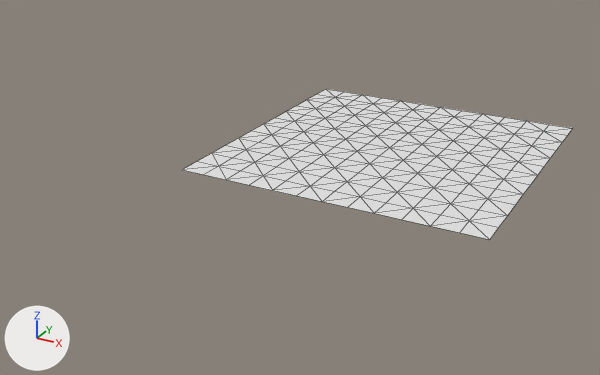
Before and after pictures for a commit that changed the OBJ model assets/maps/chunks/terrain_lod1_-4_3.obj.
Rendered twice from a 50 mm lens placed at (-167.7, -334.2, 40.5), pointed at (-226.3, -227.7, -12.8). Every picture has the same lights, and +X, +Y and +Z are marked at lower left. The first picture is the older version. Mesh edges are drawn as thin lines. Where no turn or scale is listed for an object, it has been applied to the vertices.

The first picture shows 'terrain_lod1_-4_3'.
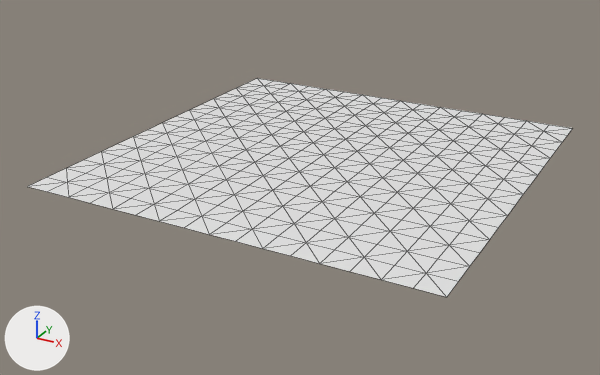
Pixel boxes [x1, y1, x2, y2] of what changed, in the pictures (600 x 375 px):
'terrain_lod1_-4_3', reshaped (40% wider, 46% taller)
    before: [183, 89, 573, 239]
    after: [27, 78, 573, 297]
part 1 of me_terrain_lod1__4_3, added
    after: [27, 78, 490, 297]

The edits, one by one:
me_terrain_lod1__4_3 is used by ob_terrain_lod1__4_3; location (0.0, 0.0, 0.0).
me_terrain_lod1__4_3 had 169 vertices, 288 faces and spanned x -240.0..-192.0, y -240.0..-192.0, z -8.0.
me_terrain_lod1__4_3 now has 289 vertices, 512 faces and spans x -256.0..-192.0, y -256.0..-192.0, z -8.0.
Part 1, on me_terrain_lod1__4_3:
2 vertices are added at (-256.0, -192.0, -8.0), (-192.0, -256.0, -8.0).
13 new vertices lie (-4.0, -4.0, 0.0) away from vertices in x -240.0..-192.0, y -240.0..-192.0, z -8.0.
20 new vertices lie (-4.0, 0.0, 0.0) away from vertices in x -244.0..-196.0, y -244.0..-192.0, z -8.0.
21 new vertices lie (0.0, -4.0, 0.0) away from vertices in x -248.0..-192.0, y -244.0..-196.0, z -8.0.
15 new vertices lie (-4.0, 0.0, 0.0) away from vertices in x -248.0..-244.0, y -248.0..-192.0, z -8.0.
16 new vertices lie (0.0, -4.0, 0.0) away from vertices in x -252.0..-192.0, y -248.0..-244.0, z -8.0.
16 new vertices lie (-4.0, 0.0, 0.0) away from vertices in x -252.0..-248.0, y -252.0..-192.0, z -8.0.
17 new vertices lie (0.0, -4.0, 0.0) away from vertices in x -256.0..-192.0, y -252.0..-248.0, z -8.0.
224 new faces join them.
